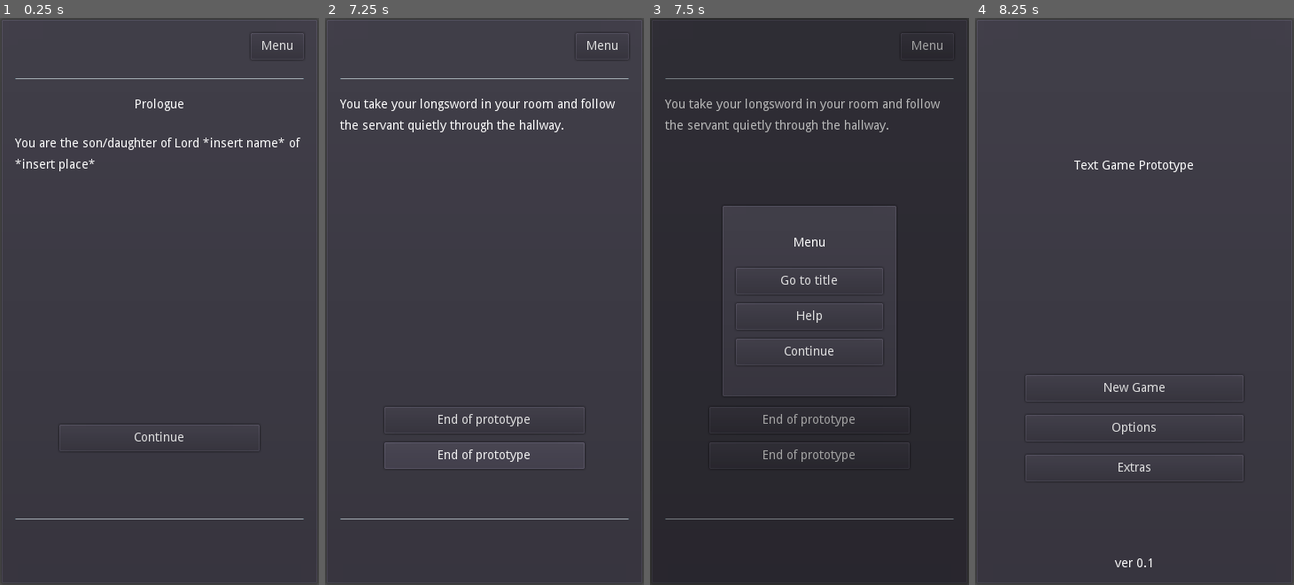
Above: before the commit, frames 1-4 (left to right).
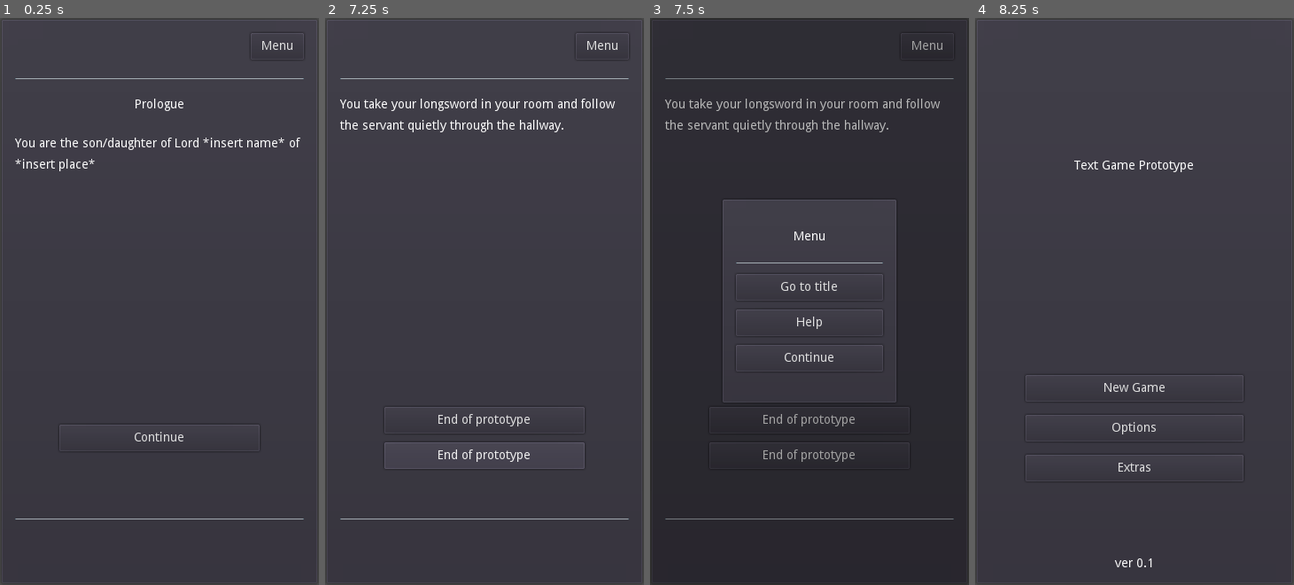
Above: after the commit, the same moments.

Repository: philipuriarte/A-Churchyard-of-Orphans
Game: Godot game, scene res://scenes/game_screen.tscn
The game is run twice, just before and just after one commit, with the same random seed, the same clock (stepped at 60 frames per second) and the same inputs. This scene is started directly instead of the project's main scene.
Inputs:
- Up to frame 1 (0.25 s): no input
- Up to frame 2 (7.25 s): click "Continue" at 0.5 s; click "Open the door" at 1.25 s; click "Follow the servant quietly" at 2 s; click "End of prototype" at 2.75 s; click "End of prototype" at 3.5 s; click "End of prototype" at 4.25 s; click "End of prototype" at 5 s; click "End of prototype" at 5.75 s; click "End of prototype" at 6.5 s
- Up to frame 3 (7.5 s): click "Menu" at 7.25 s
- Up to frame 4 (8.25 s): click "Go to title" at 8 s

Frames 1-2 are identical in both runs. In frame 3, 1.3% of the frame differs, in the area x 22-78%, y 32-68%; in frame 4, nothing differs.

Commit message:
Add HSeparators to popups

Diff:
--- a/scenes/options_screen.tscn
+++ b/scenes/options_screen.tscn
@@ -61,6 +61,10 @@
 text = "Credits"
 align = 1
 
+[node name="CreditsSeparator" type="HSeparator" parent="PopupCredits/CreditsScreenContainer/CreditsScreen/CreditsMargin/CreditsContainer"]
+margin_right = 40.0
+margin_bottom = 4.0
+
 [node name="CreditsText" type="RichTextLabel" parent="PopupCredits/CreditsScreenContainer/CreditsScreen/CreditsMargin/CreditsContainer"]
 margin_right = 40.0
 margin_bottom = 40.0
--- a/scenes/popup_menu.tscn
+++ b/scenes/popup_menu.tscn
@@ -54,6 +54,10 @@
 text = "Menu"
 align = 1
 
+[node name="MenuSeparator" type="HSeparator" parent="MenuScreenContainer/MenuScreen/MenuMargin/MenuContainer"]
+margin_right = 40.0
+margin_bottom = 4.0
+
 [node name="TitleButton" type="Button" parent="MenuScreenContainer/MenuScreen/MenuMargin/MenuContainer"]
 margin_top = 35.0
 margin_right = 166.0
